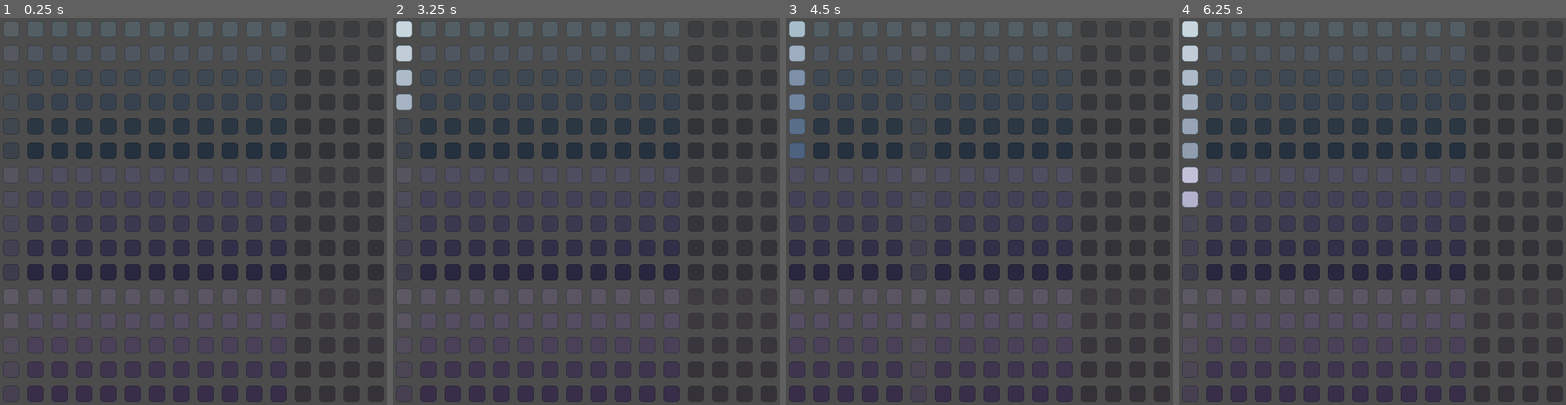
Above: before the commit, frames 1-4 (left to right).
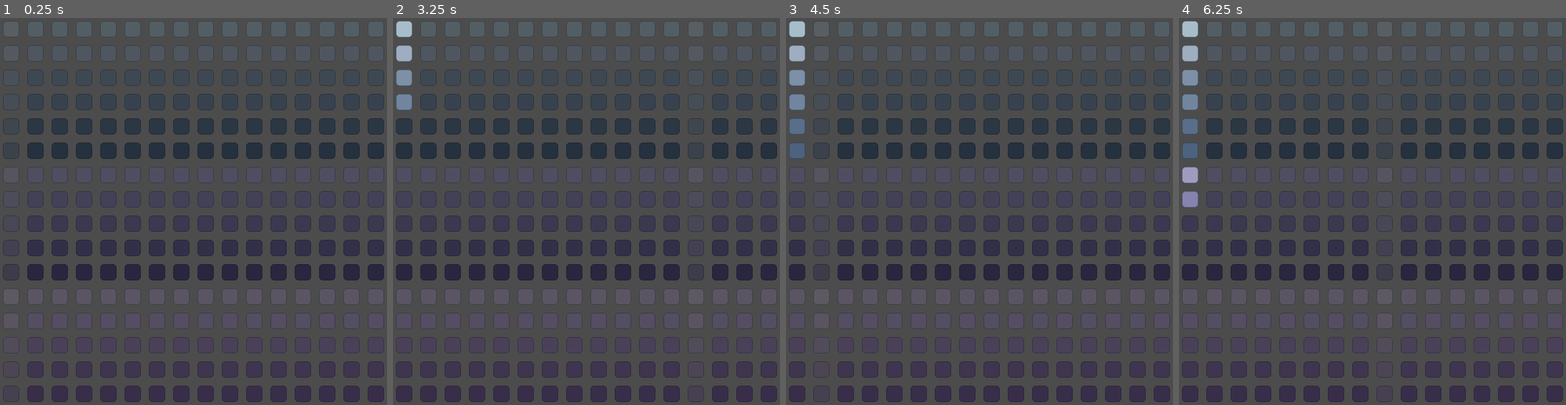
Above: after the commit, the same moments.

Repository: lunkkun/tone-matrix
Game: Godot game, scene res://scenes/Main.tscn
The game is run twice, just before and just after one commit, with the same random seed, the same clock (stepped at 60 frames per second) and the same inputs.
Inputs (mouse positions are in pixels of both pictures, inside the frame that each line leads up to):
- Up to frame 1 (0.25 s): no input
- Up to frame 2 (3.25 s): move the mouse to (404, 29) at 0.52 s; click (404, 29) at 0.67 s; move the mouse to (404, 52) at 1.27 s; click (404, 52) at 1.42 s; move the mouse to (404, 76) at 2.02 s; click (404, 76) at 2.17 s; move the mouse to (404, 103) at 2.77 s; click (404, 103) at 2.92 s
- Up to frame 3 (4.5 s): move the mouse to (797, 126) at 3.52 s; click (797, 126) at 3.67 s; move the mouse to (797, 149) at 4.27 s; click (797, 149) at 4.42 s
- Up to frame 4 (6.25 s): move the mouse to (1190, 176) at 5.02 s; click (1190, 176) at 5.17 s; move the mouse to (1190, 199) at 5.77 s; click (1190, 199) at 5.92 s

The runs differ from the first frame. In frame 1, 4.2% of the frame differs, in the area x 76-100%, y 0-87%; in frame 2, 5.7%, in the area x 0-100%, y 0-100%; in frame 3, 4.2%; in frame 4, 5.5%.

Commit message:
changed nr beats back to default 16

Diff:
--- a/scenes/Main.tscn
+++ b/scenes/Main.tscn
@@ -7,7 +7,6 @@
 script = ExtResource( 2 )
 
 [node name="ToneMatrix" parent="." instance=ExtResource( 1 )]
-beats = 12
 
 [node name="Timer" type="Timer" parent="."]
 wait_time = 0.25
